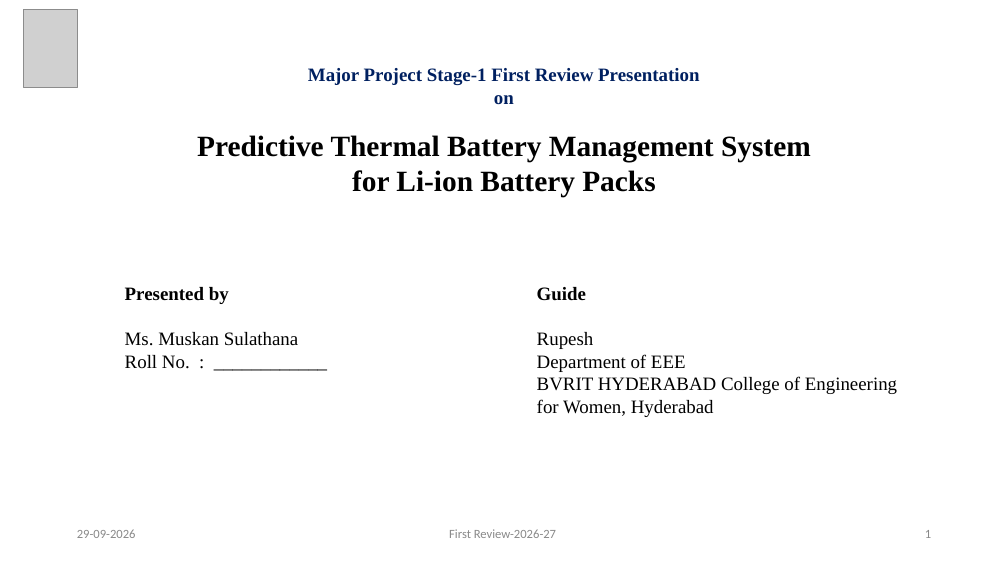
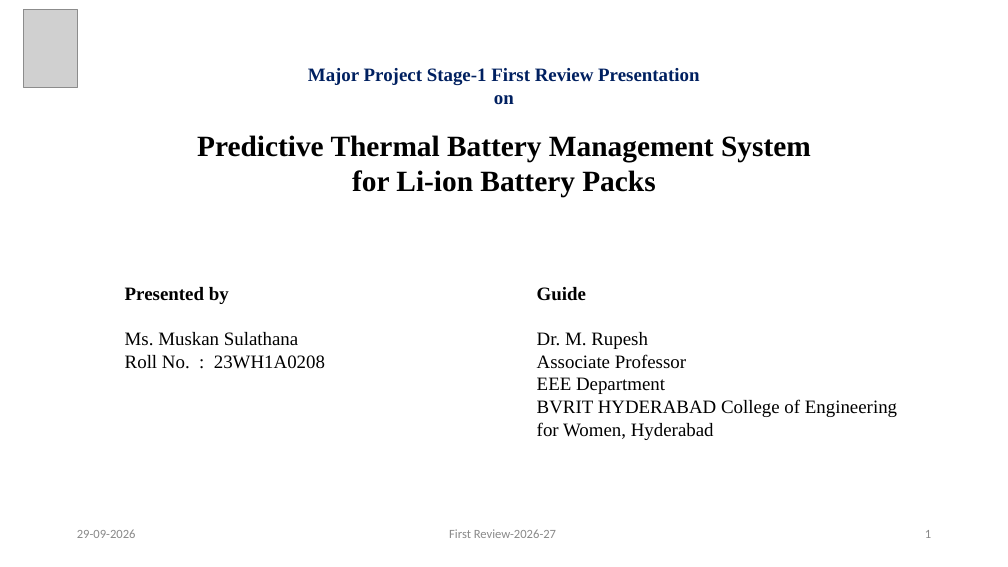
Before and after one commit to KiranPranay/moosi-bms, a slide deck: slide 1 of docs/reviews/first-review/Predictive_BMS_First_Review.pptx. Drawn at 1008x567 pixels with LibreOffice and Linux fonts; fonts in the diff are those of the drawing; grey boxes stand for pictures. Boxes give left, top, right and bottom in pixels: in the first picture for what was removed or moved away, otherwise in the second. Text is boxed around its words. In the diff, an @@ line names an element or a change of style, - is before the commit and + after.

Commit message:
docs: add guide and roll number, remove the contribution slide
Both title slides now name the guide in full, Dr. M. Rupesh, Associate
Professor, EEE Department, and give Muskan's roll number, 23WH1A0208.

The Individual Contribution slide is removed from the first-review deck and
from its contents list, leaving 16 slides.

```diff
--- a/docs/reviews/first-review/Predictive_BMS_First_Review.pptx
+++ b/docs/reviews/first-review/Predictive_BMS_First_Review.pptx
@@ text at (125, 355, 325, 369): text changed @@
-Roll No. : ____________
+Roll No. : 23WH1A0208
@@ text at (537, 332, 686, 394): text changed @@
-Rupesh
-Department of EEE
+Dr. M. Rupesh
+Associate Professor
+EEE Department
```
Also in this commit, not shown: 5 other slides changed, 1 slide removed, 5 other files.
